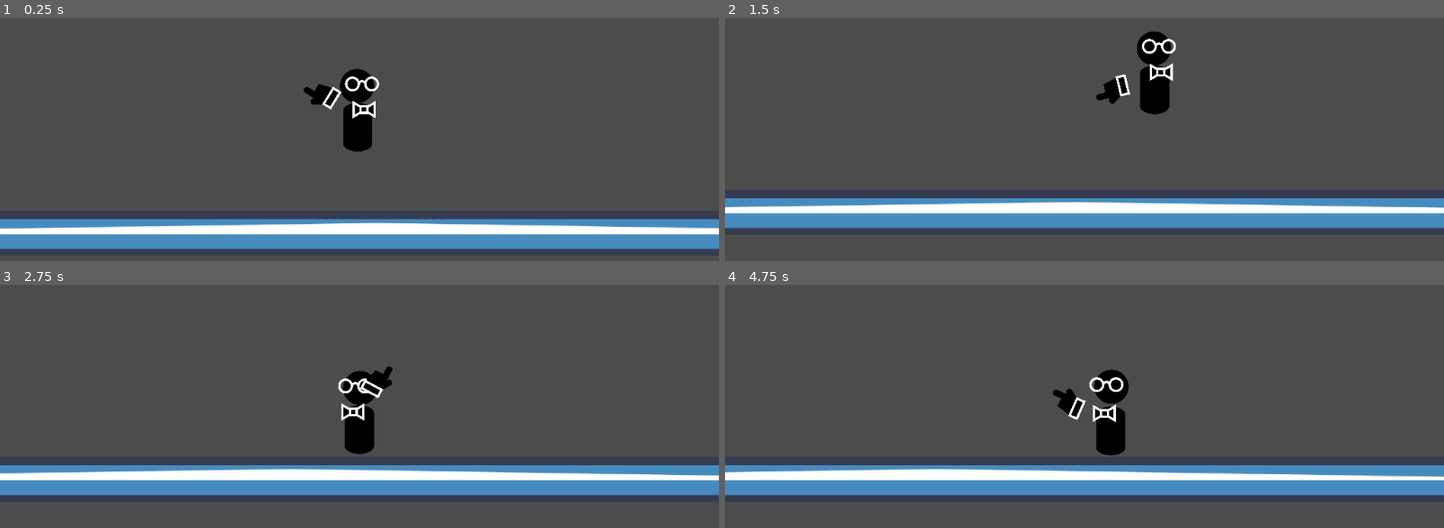
Above: before the commit, frames 1-4 (two rows, left to right).
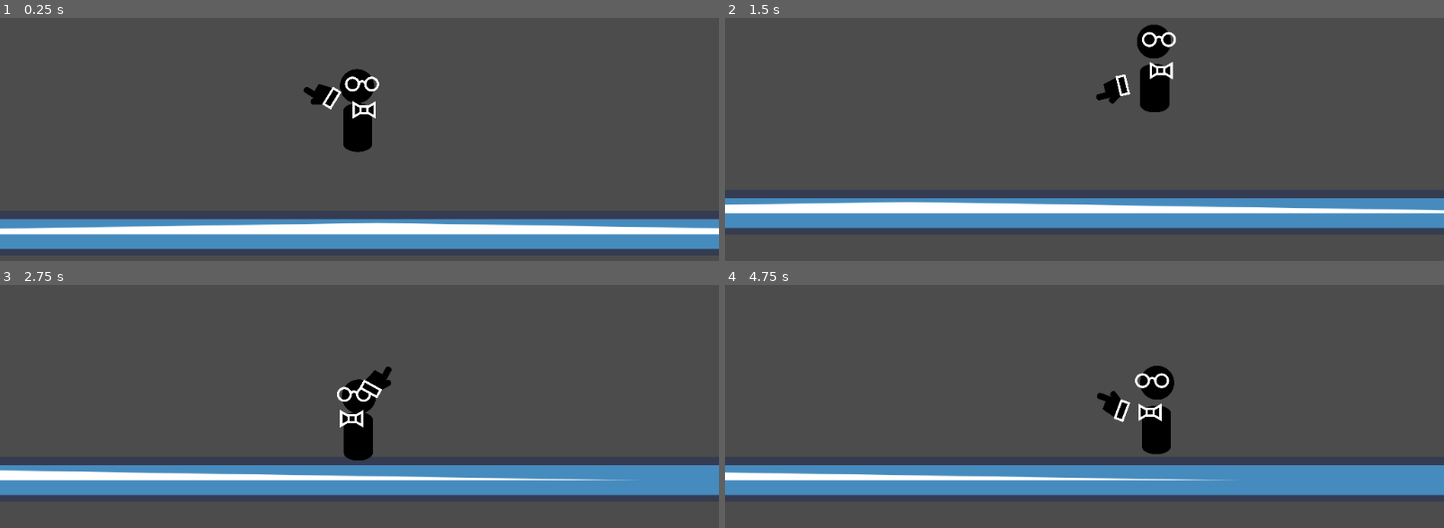
Above: after the commit, the same moments.

Repository: Escapegoat-Games/bowtie-glasses
Game: Godot game, scene res://Main.tscn
The game is run twice, just before and just after one commit, with the same random seed, the same clock (stepped at 60 frames per second) and the same inputs. The engine's default icon, where the game draws it, is replaced by a stand-in: a white triangle on a blue panel in a dark square.
Inputs (mouse positions are in pixels of both pictures, inside the frame that each line leads up to):
- Up to frame 1 (0.25 s): no input
- Up to frame 2 (1.5 s): move the mouse to (1242, 107) at 0.52 s; hold Shift (dash, bound only after the commit) 0.53-1.28 s; hold D (move_right) from 0.53 s (still down); tap W (jump) at 0.77, 0.8, 1.07, 1.35 s; move the mouse to (940, 149) at 1.27 s
- Up to frame 3 (2.75 s): tap W (jump) at 1.52, 1.82, 2.3 s; tap Shift (dash, bound only after the commit) at 1.55 s; move the mouse to (431, 302) at 2.02 s; release D (move_right) at 2.03 s; hold A (move_left) from 2.03 s (still down); hold Shift (dash, bound only after the commit) from 2.03 s (still down)
- Up to frame 4 (4.75 s): move the mouse to (1048, 479) at 2.77 s; release A (move_left) at 2.78 s; release Shift (dash, bound only after the commit) at 2.78 s; hold D (move_right) 2.78-4.28 s; tap Shift (dash, bound only after the commit) at 2.85, 4.35 s; tap W (jump) at 3.02, 3.32, 4.52 s; move the mouse to (1300, 457) at 3.52 s; hold W (jump) 3.53-4.28 s; move the mouse to (868, 331) at 4.27 s; hold A (move_left) from 4.28 s (still down)

The runs differ from the first frame. In frame 1, less than 0.1% of the frame differs, in the area x 47-53%, y 23-56%; in frame 2, 2.0%; in frame 3, 3.1%; in frame 4, 5.5%, in the area x 0-100%, y 33-81%.

Commit message:
animation and physics work

Diff:
--- a/Main.tscn
+++ b/Main.tscn
@@ -15,6 +15,68 @@
 
 custom_solver_bias = 0.0
 extents = Vector2( 60, 60 )
+
+[sub_resource type="Animation" id=5]
+
+resource_name = "JumpEnd"
+length = 0.5
+loop = false
+step = 0.1
+tracks/0/type = "value"
+tracks/0/path = NodePath("Sprites/BodySprite:position")
+tracks/0/interp = 1
+tracks/0/loop_wrap = true
+tracks/0/imported = false
+tracks/0/enabled = true
+tracks/0/keys = {
+"times": PoolRealArray( 0, 0.2, 0.5 ),
+"transitions": PoolRealArray( 1, 1, 1 ),
+"update": 0,
+"values": [ Vector2( 0, -26.2891 ), Vector2( 0, 0 ), Vector2( 0, -26.2891 ) ]
+}
+tracks/1/type = "value"
+tracks/1/path = NodePath("Sprites/HeadSprite:position")
+tracks/1/interp = 1
+tracks/1/loop_wrap = true
+tracks/1/imported = false
+tracks/1/enabled = true
+tracks/1/keys = {
+"times": PoolRealArray( 0, 0.2, 0.5 ),
+"transitions": PoolRealArray( 1, 1, 1 ),
+"update": 0,
+"values": [ Vector2( 0, -160 ), Vector2( 0, -110 ), Vector2( 0, -140 ) ]
+}
+
+[sub_resource type="Animation" id=4]
+
+resource_name = "JumpInit"
+length = 1.0
+loop = false
+step = 0.1
+tracks/0/type = "value"
+tracks/0/path = NodePath("Sprites/BodySprite:position")
+tracks/0/interp = 1
+tracks/0/loop_wrap = true
+tracks/0/imported = false
+tracks/0/enabled = true
+tracks/0/keys = {
+"times": PoolRealArray( 0, 0.2, 0.7 ),
+"transitions": PoolRealArray( 1, 1, 1 ),
+"update": 0,
+"values": [ Vector2( 0, -26.2891 ), Vector2( 0, -10 ), Vector2( 0, -30 ) ]
+}
+tracks/1/type = "value"
+tracks/1/path = NodePath("Sprites/HeadSprite:position")
+tracks/1/interp = 1
+tracks/1/loop_wrap = true
+tracks/1/imported = false
+tracks/1/enabled = true
+tracks/1/keys = {
+"times": PoolRealArray( 0, 0.2, 0.5 ),
+"transitions": PoolRealArray( 1, 1, 1 ),
+"update": 0,
+"values": [ Vector2( 0, -140.723 ), Vector2( 0, -110 ), Vector2( 0, -160 ) ]
+}
 
 [sub_resource type="Animation" id=3]
 
@@ -86,7 +148,7 @@
 
 [node name="HeadSprite" type="Sprite" parent="Player/Sprites" index="0"]
 
-position = Vector2( 0, -140.723 )
+position = Vector2( 0, -140 )
 scale = Vector2( 0.5, 0.5 )
 texture = ExtResource( 3 )
 _sections_unfolded = [ "Transform" ]
@@ -141,5 +203,7 @@
 playback_process_mode = 1
 playback_default_blend_time = 0.0
 playback_speed = 1.0
+anims/JumpEnd = SubResource( 5 )
+anims/JumpInit = SubResource( 4 )
 anims/Walk = SubResource( 3 )
 blend_times = [  ]
--- a/Player.gd
+++ b/Player.gd
@@ -1,3 +1,7 @@
+"""
+Player control and animation
+"""
+
 extends KinematicBody2D
 
 onready var head_sprite = $Sprites/HeadSprite
@@ -5,46 +9,60 @@
 onready var hand_sprite = $Sprites/HandSprite
 onready var ani = $AnimationPlayer
 
-const MOVE_SPEED = 300
+const WALK_SPEED = 300
+const RUN_SPEED = 800
 const GRAVITY = 10
 const NORM = Vector2(0, -1)
 
-var motion
-var y_vel = 0
-var is_jumping = false
-var is_moving = false
+var speed = WALK_SPEED
+var velocity = Vector2(0, 0)
 var is_flipped = false
+
+enum State{
+	IDLE,
+	MOVING,
+	JUMPING,
+}
+var state = State.IDLE
 
 func _ready():
 	pass
 
 func _physics_process(delta):
 	if is_on_floor():
-		y_vel = 0
-		is_jumping = false
+		velocity.y = 0
+		state = State.IDLE
 	else:
-		y_vel += GRAVITY
+		velocity.y += GRAVITY
 
 func _process(delta):
-	motion = Vector2(0, 0)
-	is_moving = false
 
 	# movement
-	if Input.is_action_pressed("move_right"):
-		motion += Vector2(MOVE_SPEED, 0)
-		is_flipped = false
-		is_moving = true
-	if Input.is_action_pressed("move_left"):
-		motion += Vector2(-MOVE_SPEED, 0)
-		is_flipped = true
-		is_moving = true
-	if Input.is_action_just_pressed("jump") and is_on_floor():
-		is_jumping = true
-		y_vel = -500
+	if Input.is_action_pressed("dash"):
+		speed = RUN_SPEED
+	else:
+		speed = WALK_SPEED
 
-	motion += Vector2(0, y_vel)
-	move_and_slide(motion, NORM)
+	if state != State.JUMPING:
+		velocity.x = 0
+		if Input.is_action_pressed("move_right"):
+			velocity.x = speed
+			is_flipped = false
+			if state != State.JUMPING:
+				state = State.MOVING
+		elif Input.is_action_pressed("move_left"):
+			velocity.x = -speed
+			is_flipped = true
+			if state != State.JUMPING:
+				state = State.MOVING
+		if Input.is_action_pressed("jump") and is_on_floor():
+			state = State.JUMPING
+			velocity += Vector2(0, -500)
+			ani.play("JumpInit")
 
+	move_and_slide(velocity, NORM)
+
+	# hand follows mouse
 	update_hand()
 
 	# animation
@@ -52,11 +70,11 @@
 	body_sprite.flip_h = is_flipped
 	hand_sprite.flip_v = is_flipped
 
-	# temp bool crap
-	if not ani.is_playing() and is_moving and not is_jumping:
+	if not ani.is_playing() and (state == State.IDLE or state == State.MOVING):
 		ani.play("Walk")
-	elif ani.is_playing() and not is_moving or is_jumping:
-		ani.stop()
+	# play landing
+	if is_on_floor() and state == State.JUMPING:
+		ani.play("JumpEnd")
 
 func update_hand():
 	var loc_mouse_pos = get_global_mouse_position()
--- a/project.godot
+++ b/project.godot
@@ -24,6 +24,8 @@
  ]
 shoot=[ Object(InputEventMouseButton,"resource_local_to_scene":false,"resource_name":"","device":0,"alt":false,"shift": …(208 unchanged characters)…
  ]
+dash=[ Object(InputEventKey,"resource_local_to_scene":false,"resource_name":"","device":0,"alt":false,"shift":false,"control":false,"meta":false,"command":false,"pressed":false,"scancode":16777237,"unicode":0,"echo":false,"script":null)
+ ]
 
 [rendering]
 
Not shown: 1 places in Main.tscn that only renumber resources
